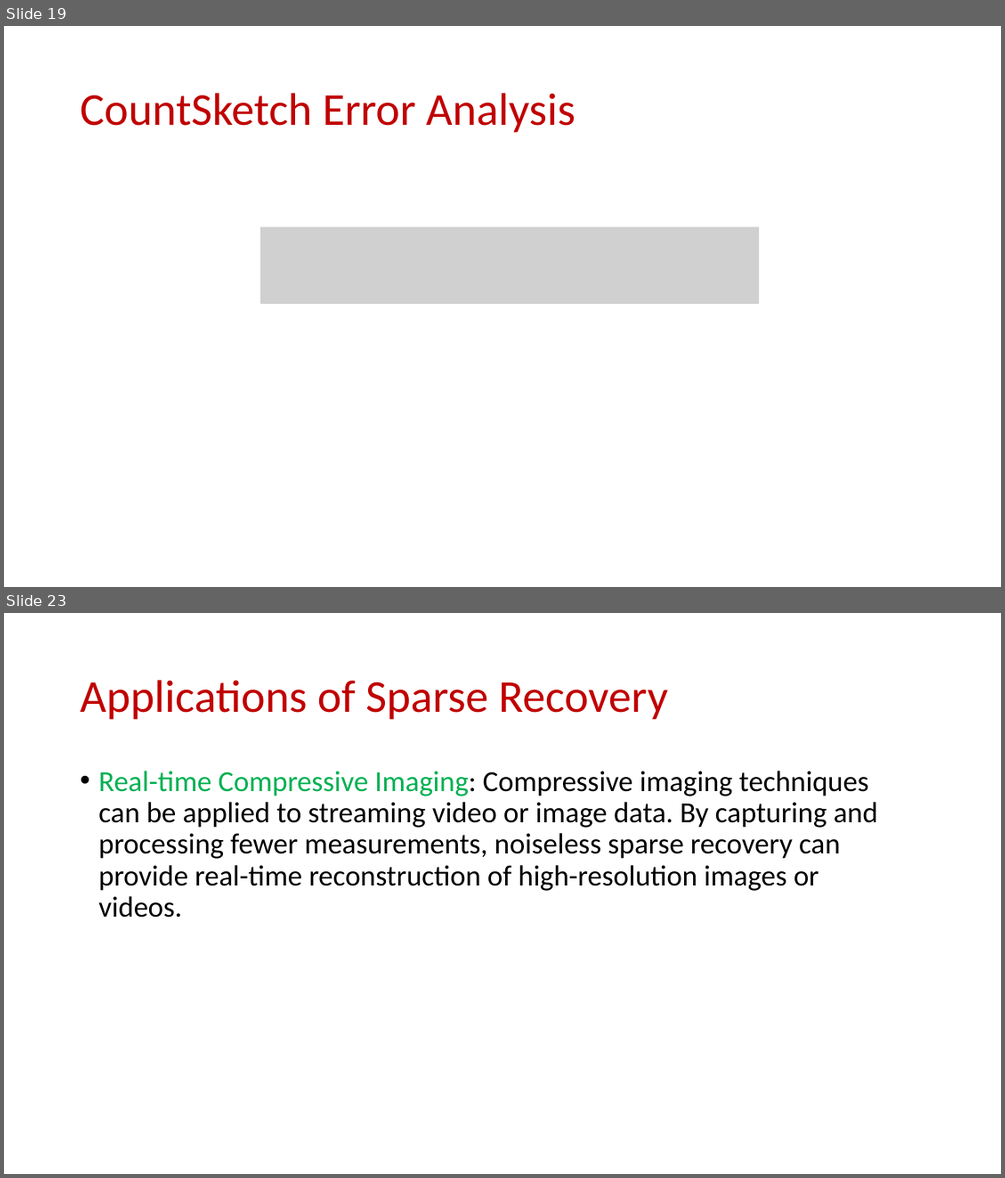
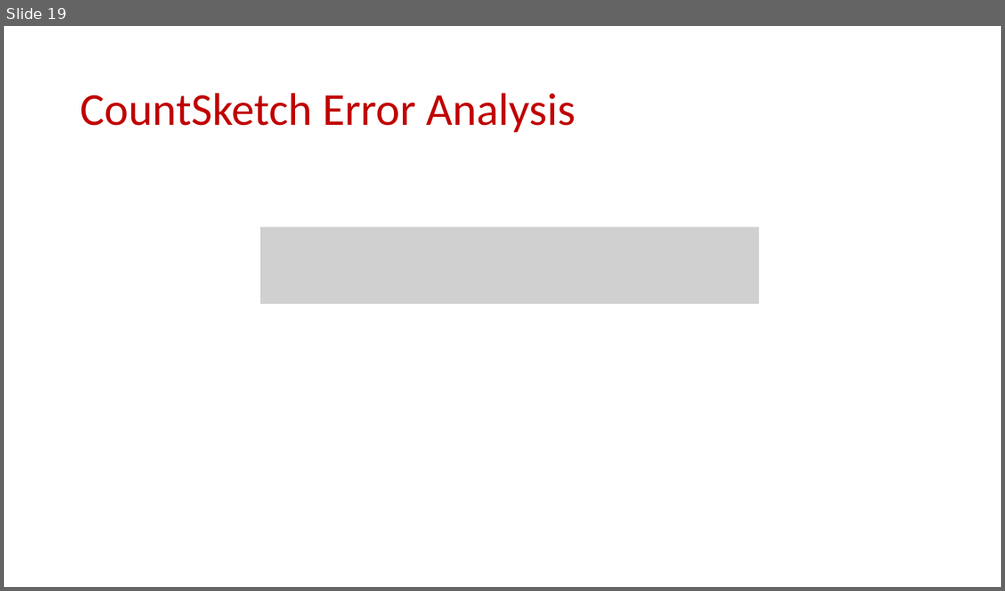
Before and after one commit to samsonzhou/samsonzhou.github.io, a slide deck: CSCE689-23/L13.pptx. Shown one above the other, each under a label of ours: slides 19 and 23 before the commit, slide 19 after it; the slides between them are not shown. The pictures are 1005x1178 and 1005x591 pixels, drawn with LibreOffice and Linux fonts; fonts in the diff are those of the drawing; grey boxes stand for pictures. Boxes give left, top, right and bottom in pixels: in the first picture for what was removed or moved away, otherwise in the second. Text is boxed around its words. In the diff, an @@ line names an element or a change of style, - is before the commit and + after.

```diff
--- a/CSCE689-23/L13.pptx
+++ b/CSCE689-23/L13.pptx
@@ slide 23 removed at (x1=4, y1=613, x2=1001, y2=1174), background #FFFFFF @@
@@ title removed at (x1=80, y1=680, x2=668, y2=720) @@
-Applications of Sparse Recovery
@@ text removed at (x1=98, y1=771, x2=878, y2=917) @@
-• Real-time Compressive Imaging: Compressive imaging techniques can be applied to streaming video or image data. By capturing and processing fewer measurements, noiseless sparse recovery can provide real-time reconstruction of high-resolution images or videos.
```
Also in this commit, not shown: 1 slide added, 60 other slides removed, 3 other files.
